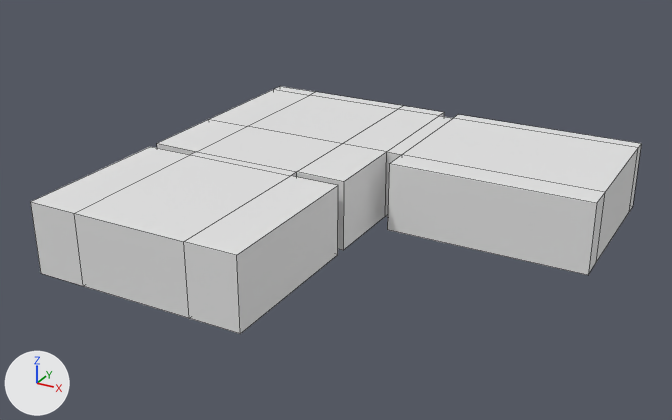
An edit to the FBX model Assets/Models/Layouts/Layout2.fbx, drawn before and after from the same camera.
The view is the same before and after, from a camera (50 mm lens) standing at (13.0, -32.8, 15.8) and looking at (-3.0, -3.7, 1.2). Every picture has the same lights, and +X, +Y and +Z are marked at lower left. Mesh edges are drawn as thin lines. Where no turn or scale is listed for an object, it has been applied to the vertices.

Objects in the first picture: 'Layout2'.
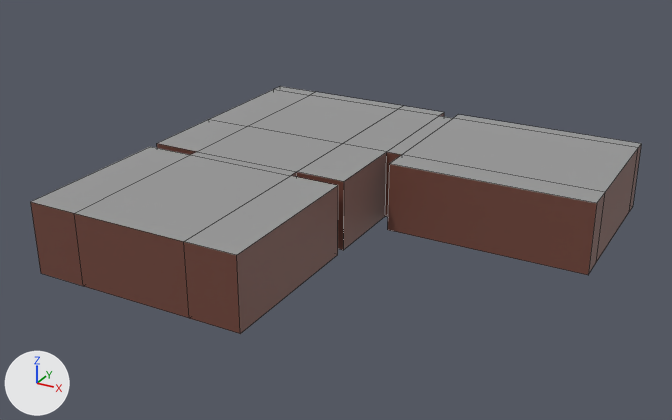
Patch to the scene script:
```diff
--- a/Assets/Models/Layouts/Layout2.fbx.py
+++ b/Assets/Models/Layouts/Layout2.fbx.py
@@ mat_floor @@
+mat_floor = principled_material('Floor')
+mat_floor.base_color = (0.248, 0.145, 0.0645)  # brown #886a48
@@ mat_walls @@
+mat_walls = principled_material('Walls')
+mat_walls.base_color = (0.166, 0.0598, 0.0425)  # brown #71453a
@@ mat_ceiling @@
+mat_ceiling = principled_material('Ceiling')
+mat_ceiling.base_color = (0.317, 0.317, 0.317)  # grey #999999
@@ me_cube_005 @@
 me_cube_005.from_pydata(...)  # 64 vertices, 62 faces; spans x -11.0..6.5, y -11.5..5.1, z 0.0..2.8
 # used by ob_layout2; location = (0.0, 0.0, 0.0)
+# me_cube_005 part 1: all 28 faces centred in x -11.0..6.5, y -11.5..5.1, z 1.4 switch from no material to mat_walls (brown #71453a)
+# me_cube_005 part 2: all 17 faces centred in x -10.0..2.5, y -8.2..4.8, z 2.8 switch from no material to mat_ceiling (grey #999999)
+me_cube_005.materials.append(mat_floor)  # brown #886a48
```

Boxes [x1, y1, x2, y2] around the edits, measured in the pictures (672 x 420 px):
part 1 of me_cube_005, recoloured (grey to brown): [31, 113, 641, 334] in both
part 2 of me_cube_005, recoloured (white to grey): [31, 86, 641, 255] in both
